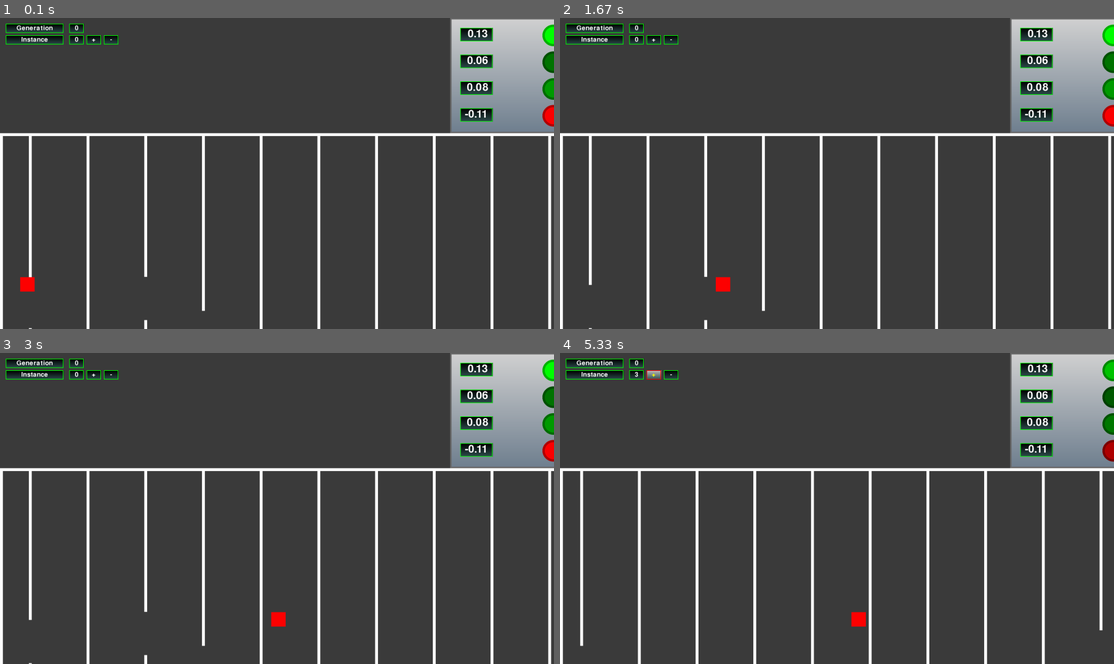
Above: before the commit, frames 1-4 (two rows, left to right).
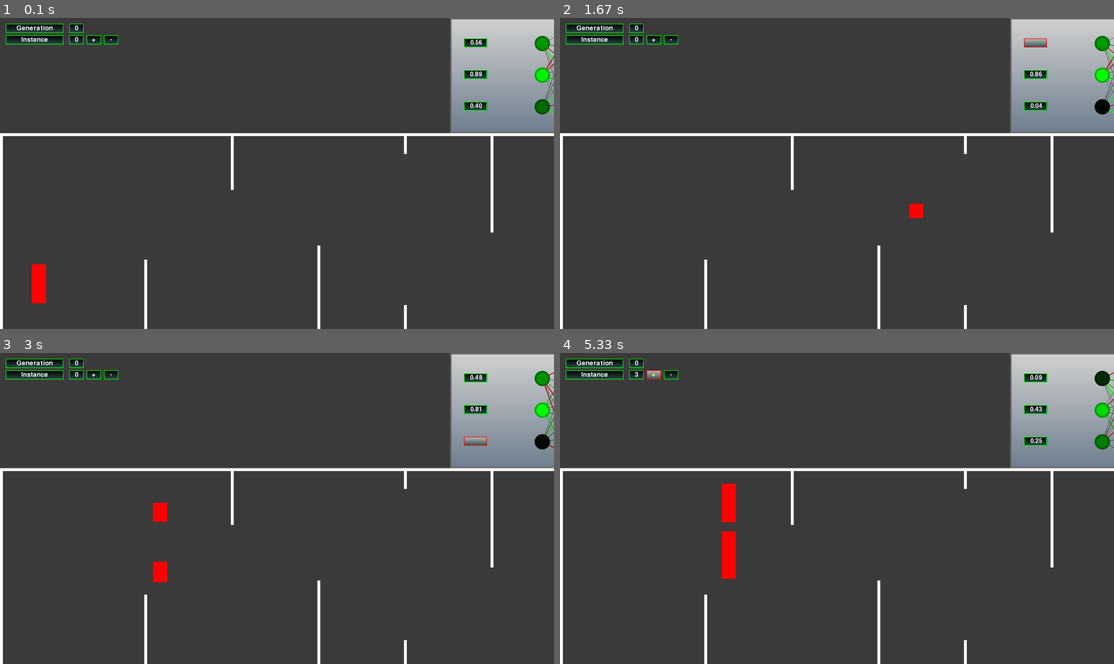
Above: after the commit, the same moments.

Repository: jakub530/PyGame-Neural-Net
Game: pygame game, started from node_vis.py
Same seed, same stepped clock (60 frames per second), same inputs: the game is played once before the commit and once after it.
Inputs (mouse positions are in pixels of both pictures, inside the frame that each line leads up to):
- Up to frame 1 (0.1 s): no input
- Up to frame 2 (1.67 s): press the mouse at (670, 39) at 0.37 s; move the mouse to (709, 58) at 0.47 s; release the mouse at (753, 77) at 0.6 s; press the mouse at (1036, 42) at 0.7 s; move the mouse to (842, 52) at 0.8 s; release the mouse at (654, 64) at 0.93 s; type "ann" at 1 s; tap Enter at 1.33 s; press the mouse at (1036, 42) at 1.53 s; move the mouse to (1008, 49) at 1.63 s
- Up to frame 3 (3 s): release the mouse at (421, 390) at 1.77 s; press the mouse at (476, 440) at 1.87 s; move the mouse to (470, 505) at 1.97 s; release the mouse at (470, 570) at 2.1 s; press the mouse at (94, 374) at 2.2 s; move the mouse to (166, 408) at 2.3 s; release the mouse at (243, 440) at 2.43 s; press the mouse at (110, 374) at 2.53 s; move the mouse to (132, 412) at 2.63 s; release the mouse at (155, 449) at 2.77 s; press the mouse at (476, 440) at 2.87 s; move the mouse to (365, 530) at 2.97 s
- Up to frame 4 (5.33 s): release the mouse at (814, 617) at 3.1 s; press the mouse at (670, 374) at 3.2 s; move the mouse to (792, 427) at 3.3 s; release the mouse at (914, 483) at 3.43 s; press the mouse at (654, 374) at 3.53 s; move the mouse to (748, 492) at 3.63 s; release the mouse at (842, 611) at 3.77 s; press the mouse at (654, 374) at 3.87 s; move the mouse to (692, 387) at 3.97 s; release the mouse at (731, 399) at 4.1 s; press the mouse at (670, 374) at 4.2 s; move the mouse to (842, 436) at 4.3 s; release the mouse at (1014, 502) at 4.43 s; press the mouse at (1036, 440) at 4.53 s; move the mouse to (842, 527) at 4.63 s; release the mouse at (643, 611) at 4.77 s; press the mouse at (654, 374) at 4.87 s; move the mouse to (643, 461) at 4.97 s; release the mouse at (632, 545) at 5.1 s; press the mouse at (654, 374) at 5.2 s; move the mouse to (737, 446) at 5.3 s

The runs differ from the first frame. In frame 1, 5.8% of the frame differs, in the area x 3-100%, y 1-100%; in frame 2, 5.7%; in frame 3, 5.9%; in frame 4, 7.4%.

Commit message:
Lot of functionality, lot of reworking to clean it up

Diff:
--- a/auto_maze.py
+++ b/auto_maze.py
@@ -6,29 +6,74 @@
 import random
 
 class player:
-    def __init__(self, screen):
+    def __init__(self):
         self.start_pos = np.array([50,900])
         self.start_speed =  np.array([10,0])
         self.start_acc =  np.array([0, 0 ])
-        self.screen = screen
         self.max_pos = 1000
         self.size = (50, 50)
-
-        self.pos = self.start_pos
-        self.speed = self.start_speed
+        self.active = True
+
+        self.pos = self.start_pos.copy()
+        self.speed = self.start_speed.copy()
         self.acc = self.start_acc
 
-    def update(self):
-        if(self.pos[0] > self.max_pos):
-            self.pos[1] += self.speed[1]
-        else:
-            self.pos += self.speed
+    def colision_detection(self, board):
+        if self.rect.collidelist(board.obstacles) != -1:
+            smallest_dist = board.get_smallest_distance(self.pos[0], self.pos[1])
+            self.active = False
+            return True,smallest_dist
+        if self.pos[0] > 2300:
+            self.active = False
+            return True,0
+
+        return False, None
+
+    def update_nn_inputs(self, board):
+        new_nn_inputs = board.get_next_gap_pos(self.pos[0], self.pos[1])
+        return new_nn_inputs
+
+    def move_player(self, nn_outputs):
+        print(nn_outputs)
+        #self.pos[1] = nn_outputs[0]*500+1000
+        self.speed[1] = nn_outputs[0]*10
+
+
+        #if(self.pos[0] > self.max_pos):
+        #        self.pos[1] += self.speed[1]
+        #else:
+        self.pos += self.speed
+        self.rect = pg.Rect(*self.pos,*self.size)
         self.speed += self.acc
-        self.draw()
-
-    def draw(self):
-        pg.draw.rect(self.screen,pg.Color("red"), pg.Rect(*self.pos,*self.size))
-
+
+    def reset_player(self):
+        self.active = True
+        self.pos = self.start_pos.copy()
+        self.speed = self.start_speed.copy()
+        self.acc = self.start_acc.copy()
+
+
+    def update(self, board, screen, nn_outputs):
+        print("Pos is " + str(self.pos))
+        deactivated = False
+        new_nn_inputs = None
+
+        if self.active == True:
+            self.move_player(nn_outputs)
+            new_nn_inputs = self.update_nn_inputs(board)
+
+            deactivated, smallest_dist = self.colision_detection(board)
+
+            self.draw(screen)
+
+        return deactivated, new_nn_inputs, smallest_dist
+
+    def draw(self, screen):
+        pg.draw.rect(screen,pg.Color("red"), self.rect)
+
+
+#class obstacle:
+    #def __init__(self, offset, pos_centre):
 
 class board:
     def __init__(self, rect, screen, b_width = 10):
@@ -46,6 +91,32 @@
         b_border = pg.Rect(rect.left, rect.bottom - b_width, rect.width, b_width)
         self.borders = [l_border, r_border, t_border, b_border]
 
+    def get_smallest_distance(self, pos_x, pos_y):
+        for ind, obstacle in enumerate(self.obstacles):
+            if(obstacle.x > pos_x):
+                search_ind = ind
+
+        upper_edge = self.obstacles[ind].height + self.box.y
+        lower_edge = upper_edge + self.obst_gap_height
+
+        min_dist = min(abs(pos_y - upper_edge), abs(pos_y - lower_edge))
+        return min_dist
+
+
+    def get_next_gap_pos(self, pos_x, pos_y):
+        dist = 0
+        search_ind = 0
+        for ind, obstacle in enumerate(self.obstacles):
+            if(obstacle.x > pos_x):
+                dist = (obstacle.x - pos_x)/1000
+                search_ind = ind
+                break
+
+        upper_edge = pos_y - (self.obstacles[ind].height + self.box.y  )
+        lower_edge = (upper_edge + self.obst_gap_height)
+
+        return [upper_edge/self.box.height, lower_edge/self.box.height, dist]
+
     def move_obstacles(self, player_speed):
         if self.obstacles[0].x - player_speed < 0:
             del self.obstacles[0]
@@ -66,8 +137,8 @@
             pg.draw.rect(self.screen,pg.Color("white"), border)
 
     def draw_obstacles(self, player_pos, player_speed):
-        if player_pos > 1000:
-            self.move_obstacles(player_speed)
+        #if player_pos > 1000:
+        #    self.move_obstacles(player_speed)
         for obst in self.obstacles:
             pg.draw.rect(self.screen,pg.Color("white"), obst)
 
@@ -100,12 +171,12 @@
 
     def generate_init_obstacles(self):
         self.obst_width = 10
-        self.start_x_pos = 100
+        self.start_x_pos = 500
         self.start_y_pos = 400
-        self.obst_dist_x = 200
-        self.obst_gap_height = 100
-        self.obst_gap_min_y = self.obst_gap_height
-        self.obst_gap_max_y = self.obst_gap_height*2
+        self.obst_dist_x = 300
+        self.obst_gap_height = 350
+        self.obst_gap_min_y = self.obst_gap_height*0.5
+        self.obst_gap_max_y = self.obst_gap_height
 
         tmp_x_pos = self.start_x_pos
         tmp_y_pos = self.start_y_pos
@@ -116,18 +187,60 @@
 
 
 
-
-
-
-
-
-#def generate_rects(rect, p_position):
-
-    #y_0 = int((top+height)/2)
-    #x_0 = 150
-    #d_x = 200
-    #while(x_0 < 2500):
-    #    x_0 += d_x
+class player_cloud:
+    def __init__ (self, num_players):
+        self.init_players(num_players)
+        self.tick = 0
+        pass
+
+    def init_players(self, num_players):
+        self.active_players_num = num_players
+        self.players = []
+        self.ticks = []
+        self.last_dist = []
+        for index in range(num_players):
+            self.players.append(player())
+            self.ticks.append(0)
+            self.last_dist.append(0)
+
+    def get_best_players(self):
+        scores = np.array(self.ticks)
+        scores = scores * 1000 - np.array(self.last_dist)
+        arg_sorted_scores = np.argsort(scores)
+        arg_sorted_scores = arg_sorted_scores[::-1]
+        #print("Tick")
+
+        return arg_sorted_scores
+
+    def reset_players(self):
+        self.tick = 0
+        self.active_players_num = len(self.players)
+        for ind, player in enumerate(self.players):
+            player.reset_player()
+            self.ticks[ind] = 0
+
+
+    def update_players(self, screen, board, nn_outputs, nn_inputs):
+        self.tick+=1
+        status = 1
+        for ind, player in enumerate(self.players):
+            if player.active:
+                deactivate_flag, nn_inputs[ind], smallest_dist = player.update(board, screen, nn_outputs[ind])
+                if deactivate_flag:
+                    self.active_players_num -= 1
+                    self.ticks[ind] = self.tick
+                    self.last_dist[ind] = smallest_dist
+
+        if self.active_players_num == 0:
+            status = 0
+
+        return status, nn_inputs
+
+
+
+
+
+
 
 def main_game():
     done = False
--- a/nn_lib.py
+++ b/nn_lib.py
@@ -15,7 +15,10 @@
         self.bias = self.gen_weight() * 0.1
 
     def activation_function(self, inp):
-        return (math.exp(inp)-math.exp(-inp))/(math.exp(inp)+math.exp(-inp))
+        try:
+            return (math.exp(inp)-math.exp(-inp))/(math.exp(inp)+math.exp(-inp))
+        except:
+            print(inp)
         #return math.exp(inp)/(1+math.exp(inp))-0.5
 
     def propagate_value(self,inp):
@@ -112,12 +115,25 @@
         for ind in range(inst_count):
             self.instances.append(nn(h_layers, inputs, outputs))
 
+    def retrain_nn(self, best):
+        best_shortlist = best[0:4]
+
+        for ind in range(len(self.instances)):
+            if ind in best_shortlist:
+                pass
+            else:
+                self.instances[ind] = copy.deepcopy(self.instances[random.choice(best_shortlist)])
+                self.instances[ind].modify_weights()
+
+
 
 
 class nn_tmp:
     def __init__(self, h_layers, inputs, outputs, inst_count, model_values):
         self.generations = [nn_generation(h_layers, inputs, outputs, inst_count)]
         self.model_values = model_values
+
+
 
     def get_model_values(self):
         return model_values
--- a/node_vis.py
+++ b/node_vis.py
@@ -300,18 +300,30 @@
 
     box = pygame.Rect(0,box_dim[1],2560,size[1]-box_dim[1])
     game_board = auto_maze.board(box, screen)
-    player_char = auto_maze.player(screen)
+    #player_char = auto_maze.player(screen)
 
     global_args = {}
     global_args["inst_number"] = 0
     global_args["gen_number"] = 0
 
-    input_number = 4
-    hidden_layers = [4,4,4]
+    input_number = 3
+    hidden_layers = [6,6,6,6]
     outputs = 1
-    inputs = np.random.uniform(-0.2,0.2,input_number)
-
-    my_nn = nn_lib.nn_tmp(hidden_layers, input_number, outputs, 50, 0)
+    s_inputs = [0,0,0]
+    num_player = 10
+
+    my_nn = nn_lib.nn_tmp(hidden_layers, input_number, outputs, num_player, 0)
+    players = auto_maze.player_cloud(num_player)
+
+    all_inputs = []
+    all_outputs = []
+    all_val = []
+    for ind in range(num_player):
+        all_inputs.append(s_inputs)
+        all_outputs.append(None)
+        all_val.append(None)
+
+
     current_gen = my_nn.generations[global_args["gen_number"]]
     global_args["nn"] = my_nn
 
@@ -330,7 +342,7 @@
 
     done = False
     while not done:
-        t = clock.tick(30)
+        t = clock.tick(70)
         global_args["time"] = t
         #print(t)
         for event in pygame.event.get():
@@ -348,21 +360,34 @@
 
         screen.fill((60,60,60 ))
         draw_others(screen,size,box_dim)
-        if start_flag == False:
-            inputs = my_nn_vis.update_inputs(text_boxes, inputs)
+        #if start_flag == False:
+        #    inputs = my_nn_vis.update_inputs(text_boxes, inputs)
         #print(inputs)
         #inputs = np.random.uniform(-0.2,0.2,input_number)
-        output, all_values = current_gen.instances[global_args["inst_number"]].calculate_output(inputs)
-
-
-
-        my_nn_vis.update_and_draw(text_boxes, all_values, global_args["weights"])
+        for n in range(num_player):
+            all_outputs[n], all_val[n] = current_gen.instances[n].calculate_output(all_inputs[n])
+
+
+        status, all_inputs = players.update_players(screen, game_board, all_outputs,all_inputs)
+        if(status == 0):
+            best_players = players.get_best_players()
+            current_gen.retrain_nn(best_players)
+            players.reset_players()
+
+            # Sort by fitness
+            # Retrain
+            # Reset Pos
+            # Run again
+            print(players.ticks)
+            print("Done")
+
+        my_nn_vis.update_and_draw(text_boxes, all_val[0], global_args["weights"])
 
         text_boxes.display_boxes(screen, global_args)
         buttons.display_boxes(screen, global_args)
-        game_board.draw(player_char.pos[0], player_char.speed[0])
+        game_board.draw(0, 0)
         #game_board.draw_obstacles(player_char.pos[0], player_char.speed[0])
-        player_char.update()
+        #player_char.update()
         pygame.display.flip()
         start_flag = False
 
